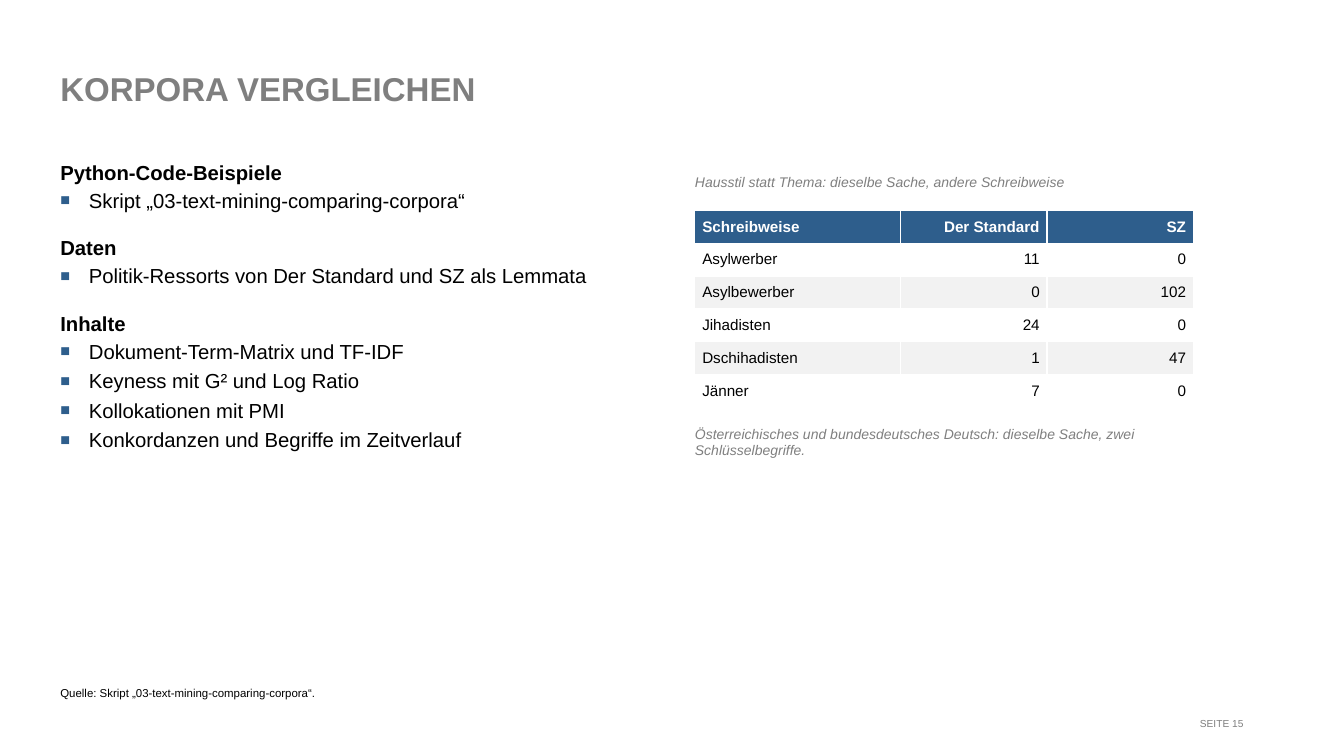
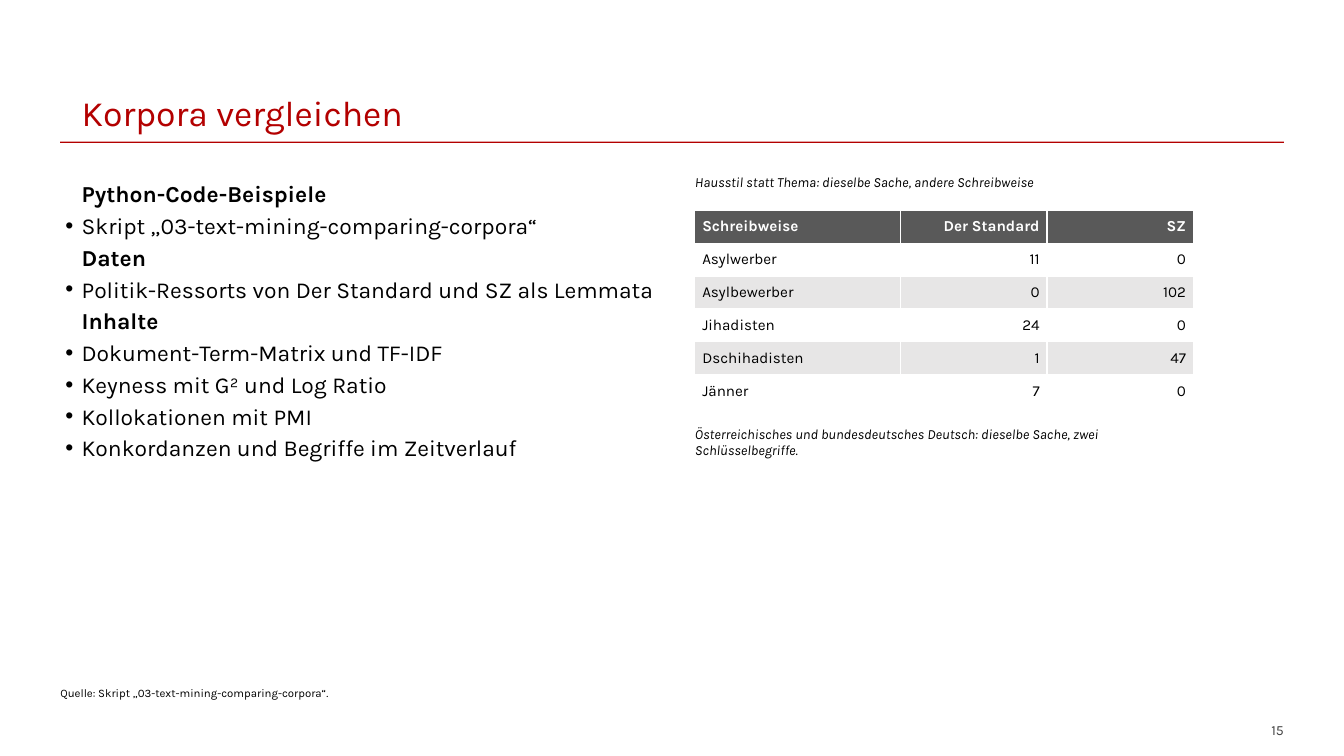
Before and after one commit to franzmohr/intro-text-mining-de, a slide deck: slide 15 of text-mining.odp. Drawn at 1344x756 pixels with LibreOffice and Linux fonts; fonts in the diff are those of the drawing. Boxes give left, top, right and bottom in pixels: in the first picture for what was removed or moved away, otherwise in the second. Text is boxed around its words. In the diff, an @@ line names an element or a change of style, - is before the commit and + after.

```diff
--- a/text-mining.odp
+++ b/text-mining.odp
@@ title "Korpora vergleichen" at <box>82,101,403,134</box>: vertical alignment top to bottom @@
@@ title at <box>82,101,403,134</box>: text changed; size 26 to 28 pt; font Arial to Karla; text colour #7F7F7F to #B30000; bold off @@
-KORPORA VERGLEICHEN
+Korpora vergleichen
@@ line added from (60, 143) to (1284, 143), #B30000 0.99 pt @@
@@ text "Hausstil statt Thema: dieselbe Sache, ..." at <box>695,177,1034,189</box>: font Arial to Karla, text colour #7F7F7F to #000000 @@
@@ text "Python-Code-Beispiele": place and size @@
-text "Python-Code-Beispiele" at <box>60,165,586,452</box>
+text "Python-Code-Beispiele" at <box>82,186,653,462</box>
@@ text "Python-Code-Beispiele" at <box>82,186,653,462</box>: size 16 to 18 pt, font Arial to Karla; indent changed; bullet ■ to •; bullet colour #2E5E8C to #000000; less space between paragraphs @@
@@ table at <box>695,210,1193,408</box> @@
@@ fill #2E5E8C to #595959 in row 1 @@
@@ fill #F2F2F2 to #E7E6E6 in 6 cells @@
@@ font Arial to Karla @@
@@ text "Österreichisches und bundesdeutsches Deutsch: dieselbe ..." at <box>695,427,1098,459</box>: font Arial to Karla, text colour #7F7F7F to #000000 @@
@@ text "Quelle: Skript „03-text-mining-comparing-corpora“." at <box>60,689,329,700</box>: font Arial to Karla @@
@@ page number at <box>1271,726,1283,735</box>: vertical alignment top to bottom @@
@@ page number at <box>1271,726,1283,735</box>: text changed; size 8 to 11 pt; font Arial to Karla; text colour #7F7F7F to #404040 @@
-SEITE 15
+15
```
Also in this commit, not shown: 25 other slides changed, 2 slides added, 2 slides removed.
